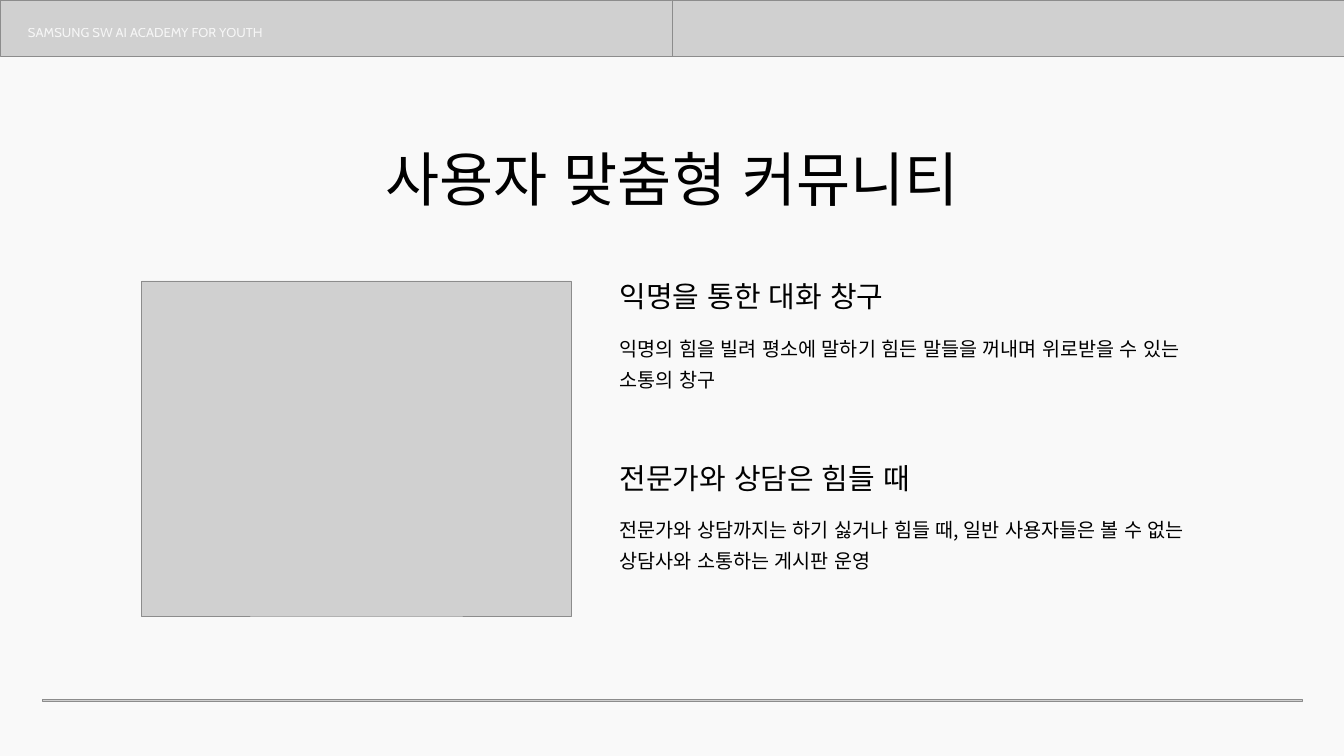
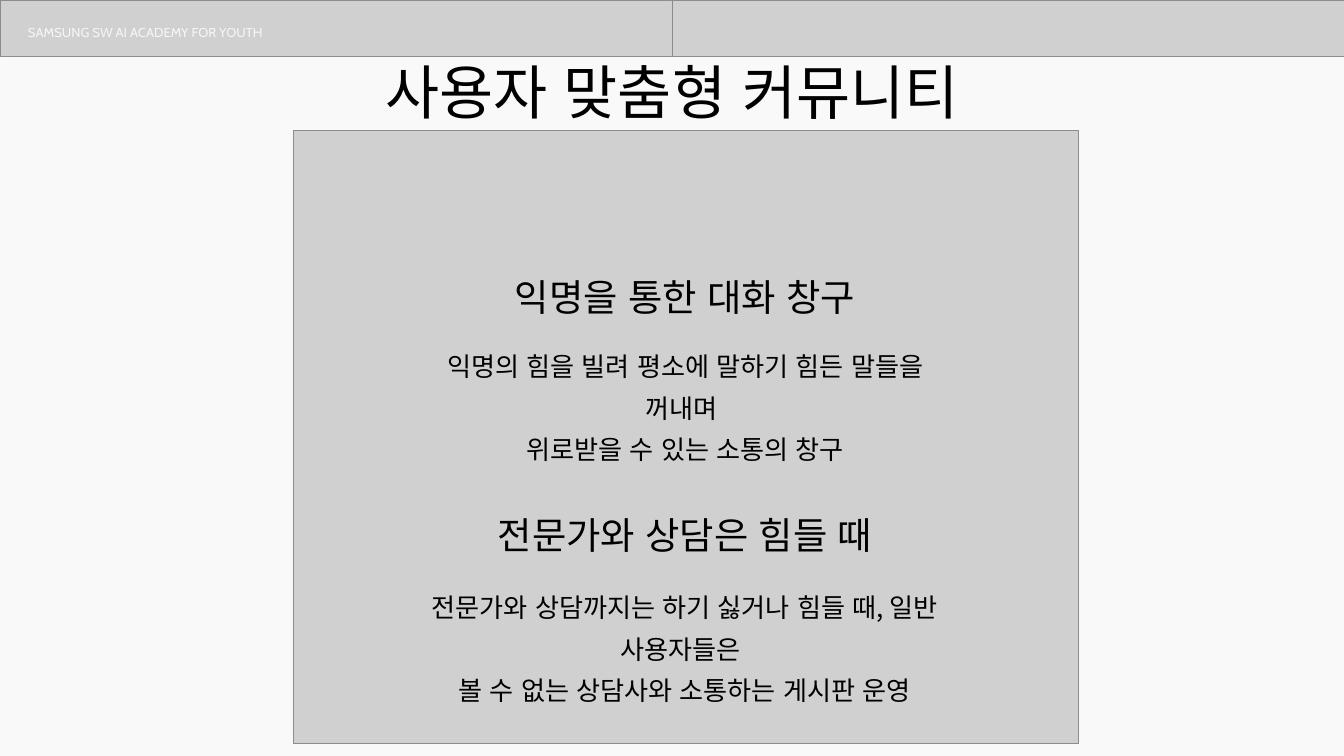
Before and after one commit to seok0205/MaumCanvas, a slide deck: slide 19 of docs/13기_공통PJT_중간발표_E108_마음캔버스.pptx (slide 18 before the commit). Drawn at 1344x756 pixels with LibreOffice and Linux fonts; fonts in the diff are those of the drawing; grey boxes stand for pictures. Boxes give left, top, right and bottom in pixels: in the first picture for what was removed or moved away, otherwise in the second. Text is boxed around its words. In the diff, an @@ line names an element or a change of style, - is before the commit and + after.

```diff
--- a/docs/13기_공통PJT_중간발표_E108_마음캔버스.pptx
+++ b/docs/13기_공통PJT_중간발표_E108_마음캔버스.pptx
@@ text "사용자 맞춤형 커뮤니티" rewrapped from box(385, 152, 959, 206) to box(385, 54, 959, 119) @@
@@ picture added at box(293, 130, 1078, 743) @@
@@ text "익명을 통한 대화 창구": place and size @@
-text "익명을 통한 대화 창구" at box(620, 283, 883, 310)
+text "익명을 통한 대화 창구" at box(515, 280, 856, 314)
@@ text "익명을 통한 대화 창구" at box(515, 280, 856, 314): size 31 to 40 pt; alignment left to centre @@
@@ picture removed at box(142, 281, 571, 616) @@
@@ text at box(447, 354, 923, 461): text changed; size 21 to 28 pt @@
-익명의 힘을 빌려 평소에 말하기 힘든 말들을 꺼내며 위로받을 수 있는 소통의 창구
+익명의 힘을 빌려 평소에 말하기 힘든 말들을 꺼내며
+위로받을 수 있는 소통의 창구
@@ text "전문가와 상담은 힘들 때" at box(498, 518, 872, 552): size 31 to 40 pt; alignment left to centre @@
@@ text "전문가와 상담은 힘들 때": place and size @@
-text "전문가와 상담은 힘들 때" at box(620, 465, 910, 492)
+text "전문가와 상담은 힘들 때" at box(498, 518, 872, 552)
@@ text at box(432, 595, 937, 702): text changed; size 21 to 28 pt @@
-전문가와 상담까지는 하기 싫거나 힘들 때, 일반 사용자들은 볼 수 없는
-상담사와 소통하는 게시판 운영
+전문가와 상담까지는 하기 싫거나 힘들 때, 일반 사용자들은
+볼 수 없는 상담사와 소통하는 게시판 운영
@@ picture removed at box(42, 699, 1302, 701) @@
```
Also in this commit, not shown: 17 other slides changed, 5 slides added, 1 slide removed.
